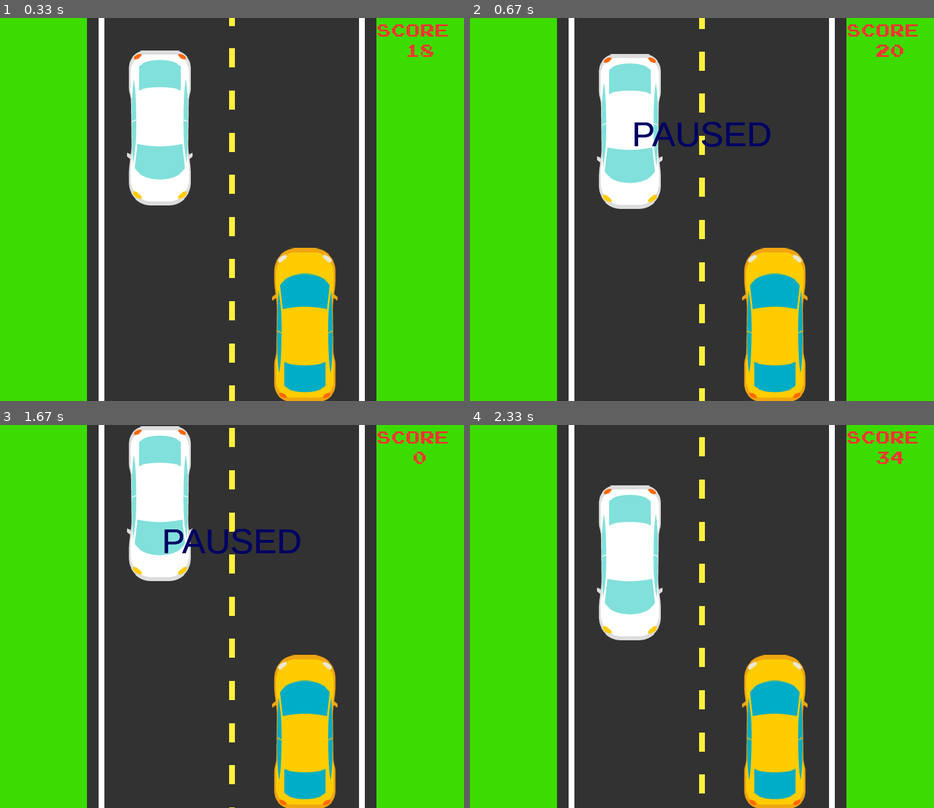
Above: before the commit, frames 1-4 (two rows, left to right).
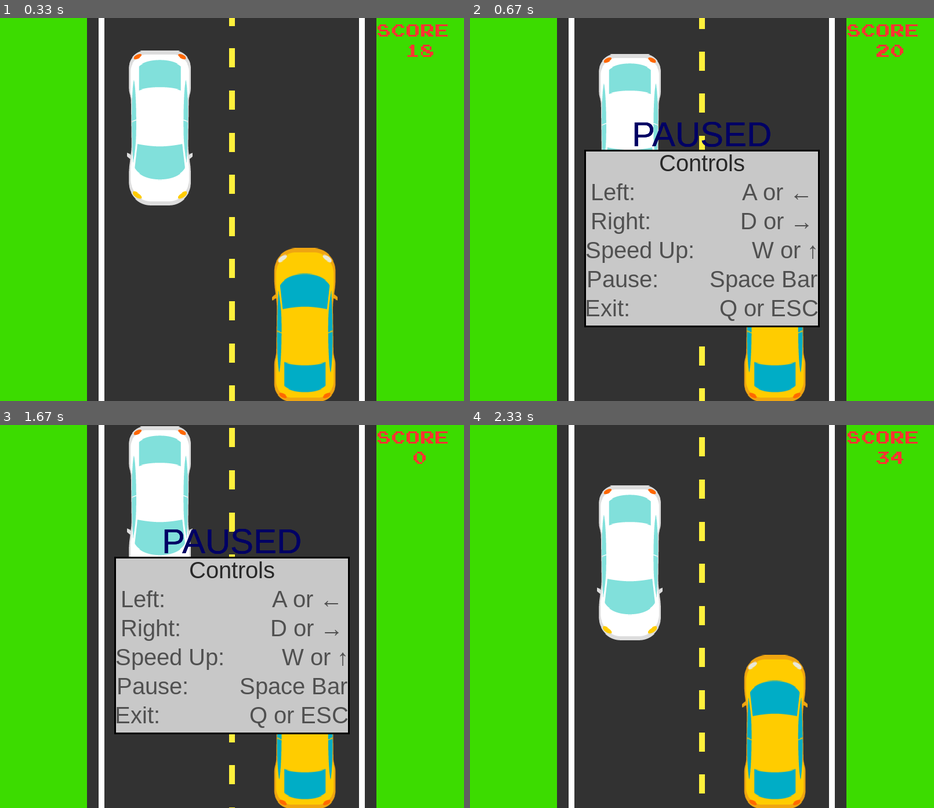
Above: after the commit, the same moments.

Repository: abidurrahman11/Pygame-Racing-Car
Game: pygame game, started from cargame.py
Same seed, same stepped clock (60 frames per second), same inputs: the game is played once before the commit and once after it.
Inputs:
- Up to frame 1 (0.33 s): no input
- Up to frame 2 (0.67 s): tap Space at 0.33 s
- Up to frame 3 (1.67 s): tap Space at 0.67, 1.33 s; tap A at 1 s
- Up to frame 4 (2.33 s): tap Space at 1.67 s

Frame 1 is identical in both runs. In frame 2, 23% of the frame differs, in the area x 24-76%, y 34-81%; in frame 3, 23%; in frame 4, nothing differs.

Commit message:
Added controls info box to pause menu

Diff:
--- a/cargame.py
+++ b/cargame.py
@@ -43,6 +43,7 @@
 
         self.game_over_font = pygame.font.SysFont("Arial", 60)
         self.score_font = pygame.font.Font("assets/fonts/joystix monospace.otf", 30)
+        self.game_info_font = pygame.font.SysFont("Arial", 40)
 
         # load sound effects
         self.car_crash_sound = pygame.mixer.Sound("assets/carCrash.wav")
@@ -86,6 +87,7 @@
         while True:
             if self.game_paused:
                 self.game_paused_draw()
+                self.game_info_draw()
                 self.CLOCK.tick(10)
                 pygame.display.update()
                 self.handle_critical_events()
@@ -383,6 +385,28 @@
             "PAUSED", self.game_over_font, (0, 0, 100), self.SCREEN_WIDTH / 2, 200
         )
 
+    def game_info_draw(self):
+        pygame.draw.rect(self.SCREEN, (0, 0, 0), [self.SCREEN_WIDTH/4 - 3, self.SCREEN_HEIGHT/4 + 65 - 3, self.SCREEN_WIDTH/2 + 6, 300 + 6])
+        pygame.draw.rect(self.SCREEN, (200, 200, 200), [self.SCREEN_WIDTH/4, self.SCREEN_HEIGHT/4 + 65, self.SCREEN_WIDTH/2, 300])
+        self.message_display(
+            "Controls", self.game_info_font, (40, 40, 40), self.SCREEN_WIDTH / 2, 250
+        )
+        self.message_display(
+            "Left:                 A or \u2190", self.game_info_font, (80, 80, 80), self.SCREEN_WIDTH / 2, 300,
+        )
+        self.message_display(
+            "Right:              D or \u2192", self.game_info_font, (80, 80, 80), self.SCREEN_WIDTH / 2, 350,
+        )
+        self.message_display(
+            "Speed Up:         W or \u2191", self.game_info_font, (80, 80, 80), self.SCREEN_WIDTH / 2, 400,
+        )
+        self.message_display(
+            "Pause:        Space Bar", self.game_info_font, (80, 80, 80), self.SCREEN_WIDTH / 2, 450,
+        )
+        self.message_display(
+            "Exit:              Q or ESC", self.game_info_font, (80, 80, 80), self.SCREEN_WIDTH / 2, 500,
+        )
+
     def restart_game(self):
         self.score = 0
         self.level = 0
